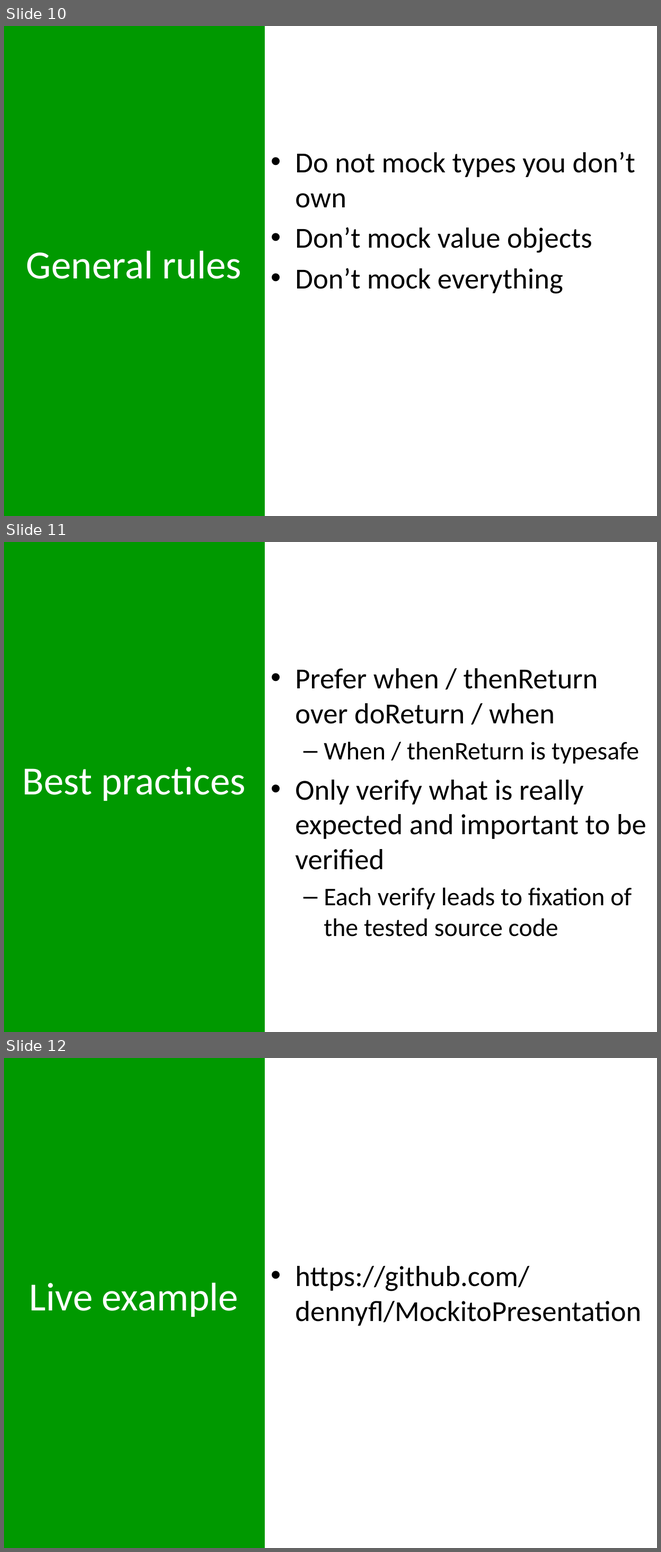
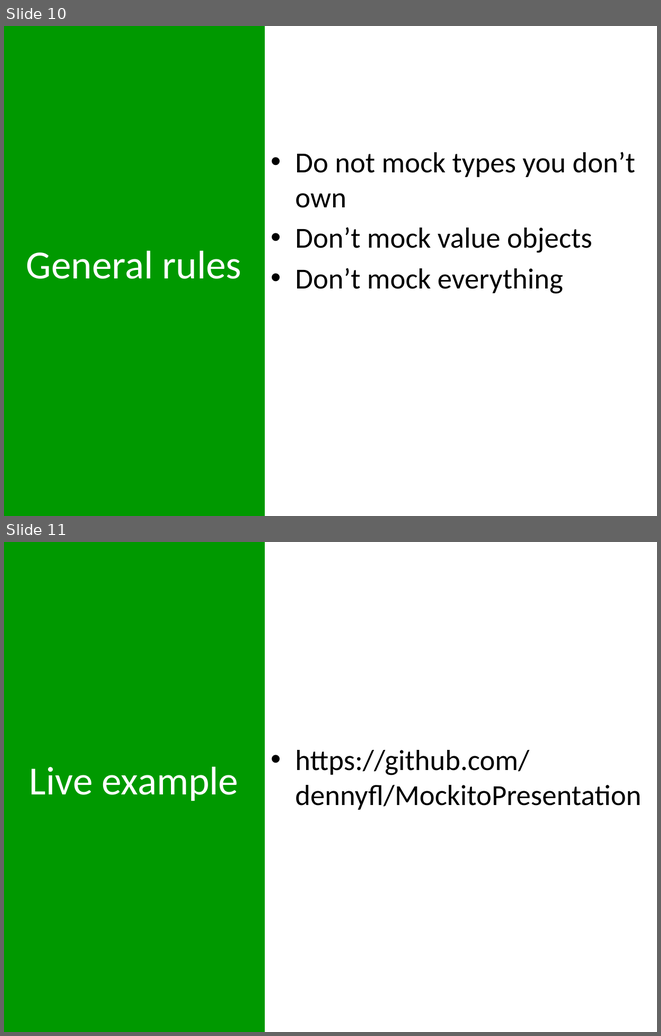
Before and after one commit to dennyfl/MockitoPresentation, a slide deck: MockitoPresentation.pptx. Shown one above the other, each under a label of ours: slides 10, 11 and 12 before the commit, slides 10 and 11 after it. The pictures are 661x1552 and 661x1036 pixels, drawn with LibreOffice and Linux fonts; fonts in the diff are those of the drawing. Boxes give left, top, right and bottom in pixels: in the first picture for what was removed or moved away, otherwise in the second. Text is boxed around its words. In the diff, an @@ line names an element or a change of style, - is before the commit and + after.

```diff
--- a/MockitoPresentation.pptx
+++ b/MockitoPresentation.pptx
@@ slide 11 removed at <box>4,542,657,1032</box>, background #FFFFFF @@
@@ rectangle removed at <box>4,542,264,1032</box> @@
@@ text removed at <box>295,668,646,936</box> @@
-• Prefer when / thenReturn over doReturn / when
-  – When / thenReturn is typesafe
-• Only verify what is really expected and important to be verified
-  – Each verify leads to fixation of the tested source code
@@ title removed at <box>22,767,246,801</box> @@
-Best practices
@@ what was slide 12 is now slide 11 @@
```
Also in this commit, not shown: 1 slide changed, 1 other file.
